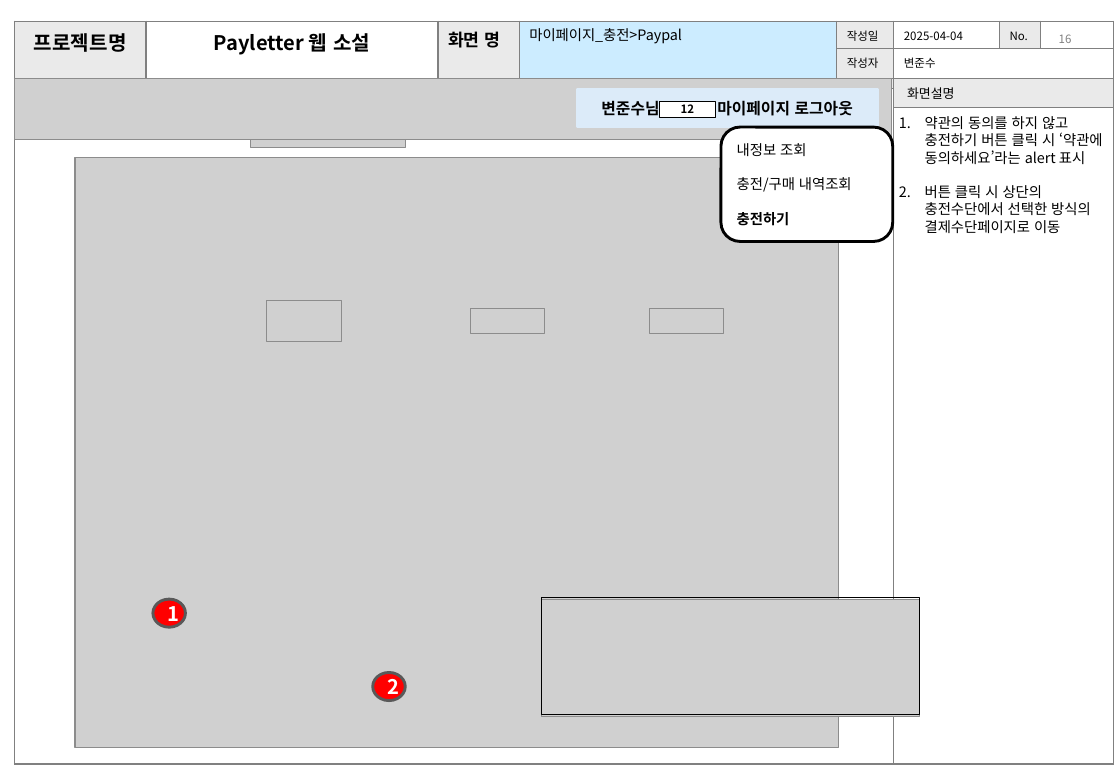
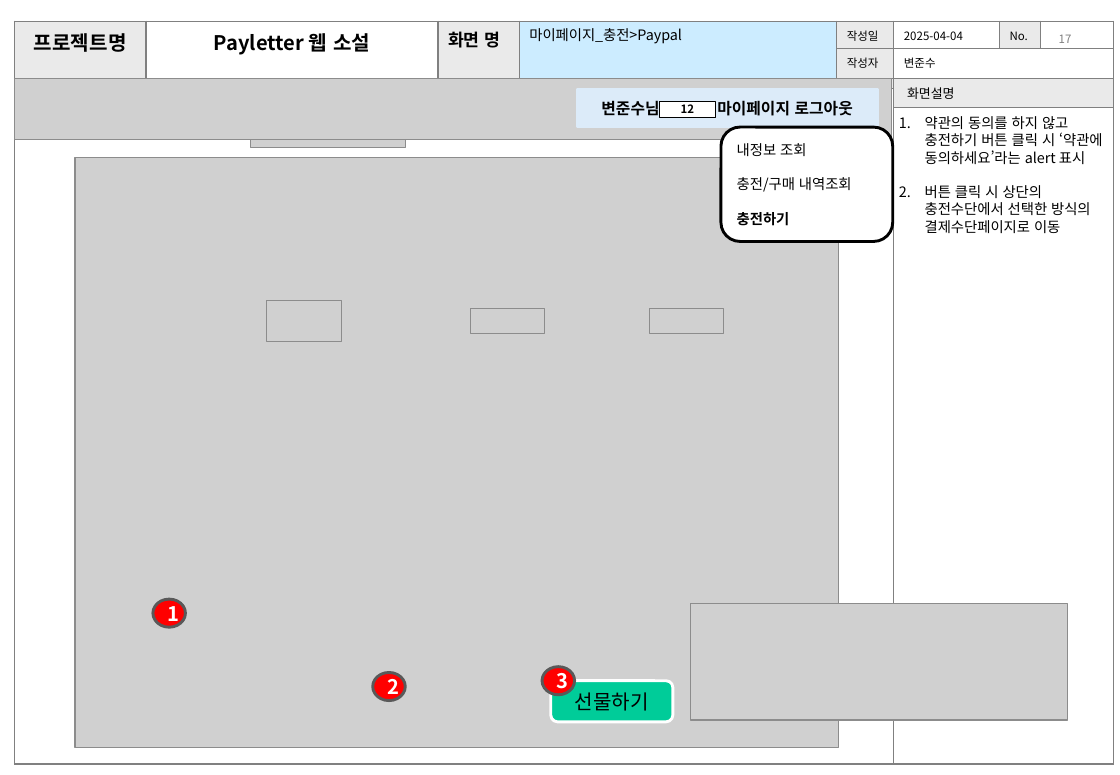
Before and after one commit to joons97/jsp_prj, a slide deck: slide 18 of 기획안_변준수.pptx (slide 17 before the commit). Drawn at 1120x775 pixels with LibreOffice and Linux fonts; fonts in the diff are those of the drawing; grey boxes stand for pictures; background and template pictures are left out. Boxes give left, top, right and bottom in pixels: in the first picture for what was removed or moved away, otherwise in the second. Text is boxed around its words. In the diff, an @@ line names an element or a change of style, - is before the commit and + after.

```diff
--- a/기획안_변준수.pptx
+++ b/기획안_변준수.pptx
@@ page number at (1059, 34, 1072, 43): text changed @@
-16
+17
@@ rectangle removed at (541, 598, 919, 715) @@
@@ picture: place and size @@
-picture at (541, 600, 919, 717)
+picture at (691, 604, 1067, 721)
@@ ellipse added at (542, 667, 574, 695), fill #FF0000, outline #595959 2 pt, 14 pt, text #FFFFFF, bold @@
+3
@@ rounded rectangle added at (551, 682, 673, 723), fill #00CC99, outline #FFFFFF 2 pt, 14 pt, text #000000 @@
+선물하기
```
Also in this commit, not shown: 13 other slides changed, 14 slides added, 3 slides removed.
